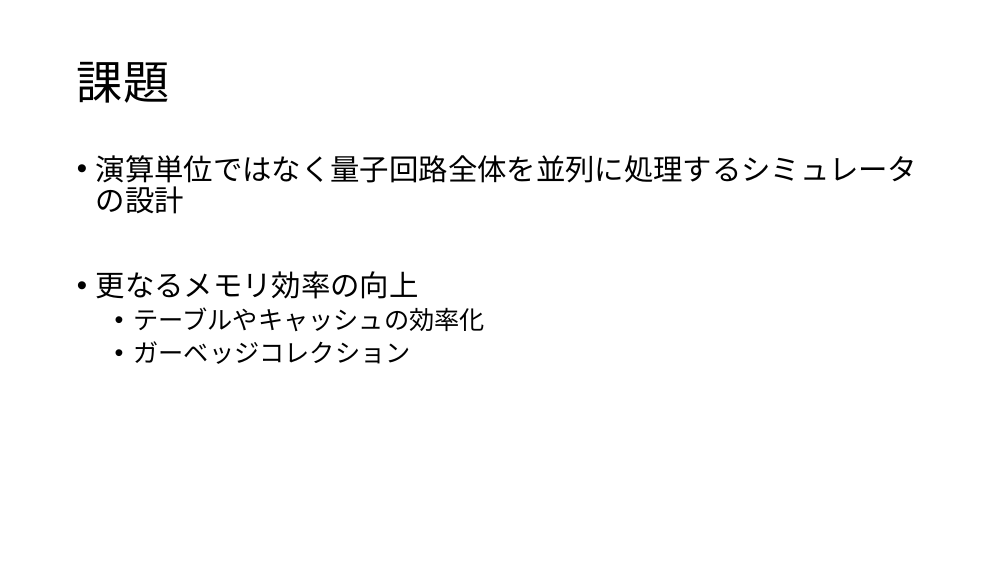
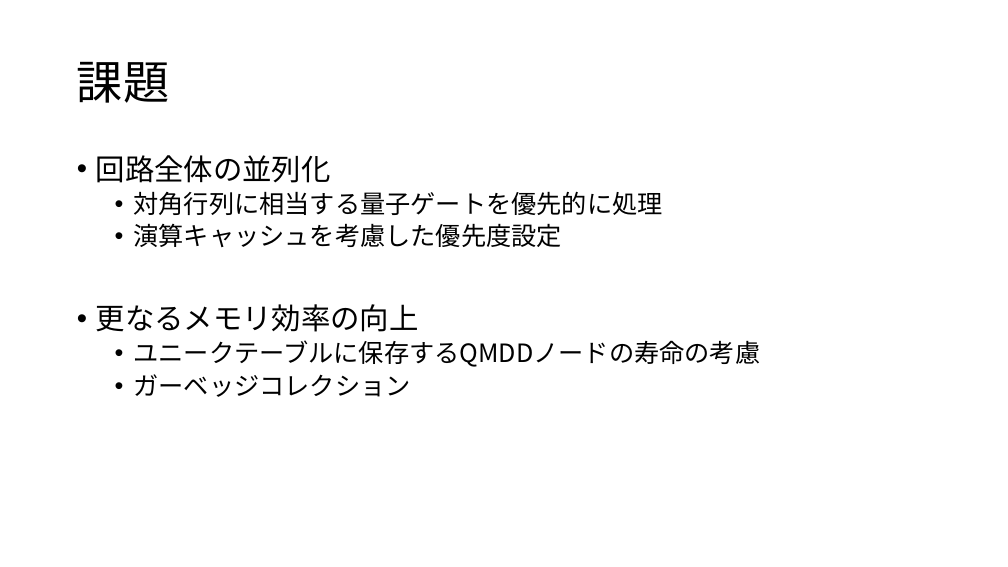
Before and after one commit to uj151133/my_quantum_simulator_with_gpu, a slide deck: slide 22 of docs/present.pptx. Drawn at 1008x567 pixels with LibreOffice and Linux fonts; fonts in the diff are those of the drawing. Boxes give left, top, right and bottom in pixels: in the first picture for what was removed or moved away, otherwise in the second. Text is boxed around its words. In the diff, an @@ line names an element or a change of style, - is before the commit and + after.

```diff
--- a/docs/present.pptx
+++ b/docs/present.pptx
@@ text at <box>96,155,663,247</box>: text changed; size 28 to 24 pt @@
-• 演算単位ではなく量子回路全体を並列に処理するシミュレータの設計
+• 回路全体の並列化
+  • 対角行列に相当する量子ゲートを優先的に処理
+  • 演算キャッシュを考慮した優先度設定
@@ text at <box>134,340,761,367</box>: text changed @@
-  • テーブルやキャッシュの効率化
+  • ユニークテーブルに保存するQMDDノードの寿命の考慮
```
Also in this commit, not shown: 12 other slides changed, 2 slides added, 1 slide removed, 2 other files.
